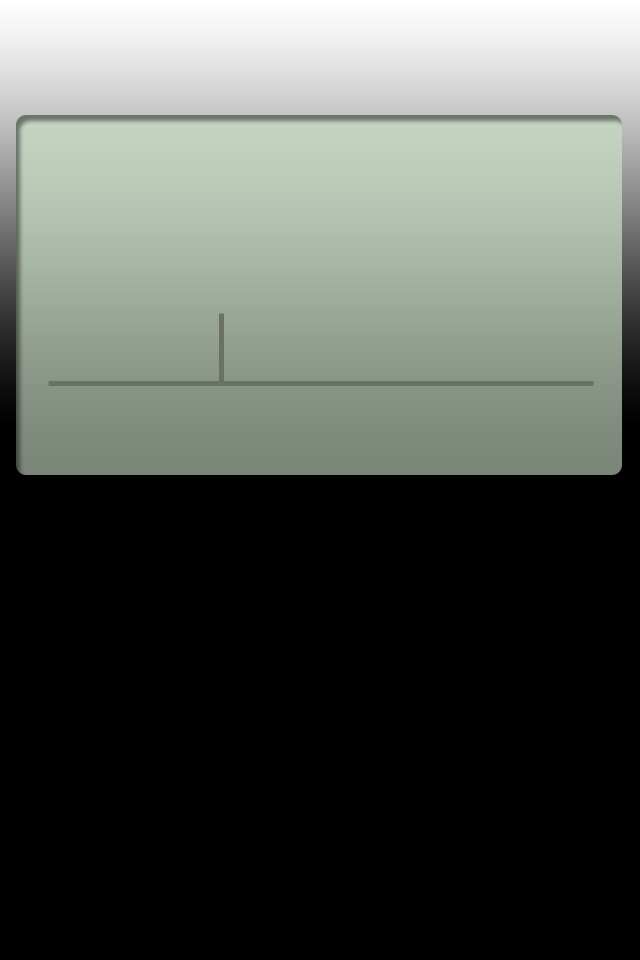
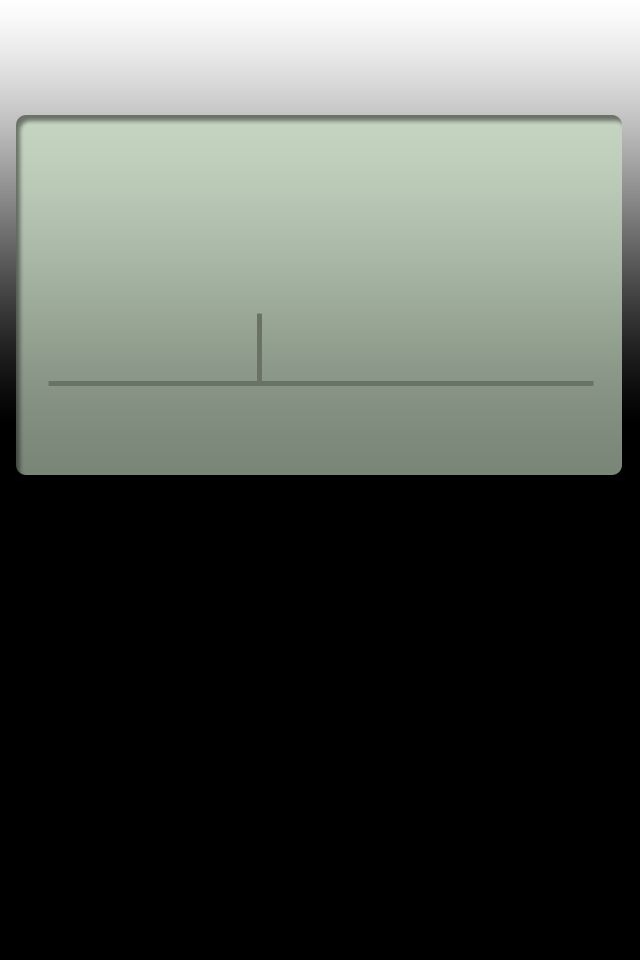
Layer changes from the first 640×960 image to the second:
painted on "Shape 8" over [219, 313, 262, 381]
